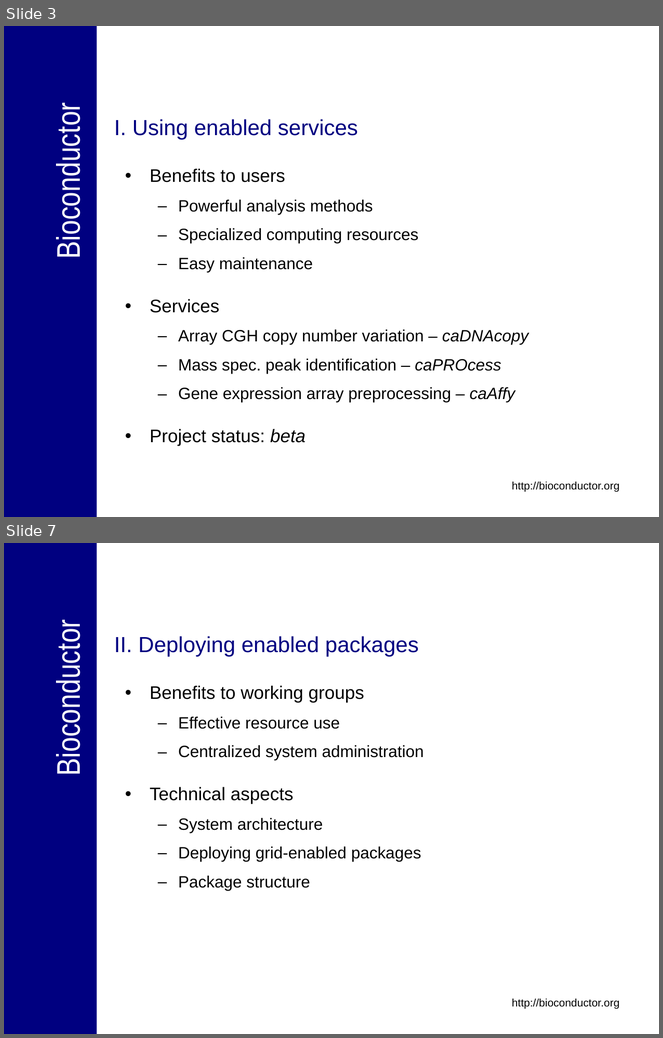
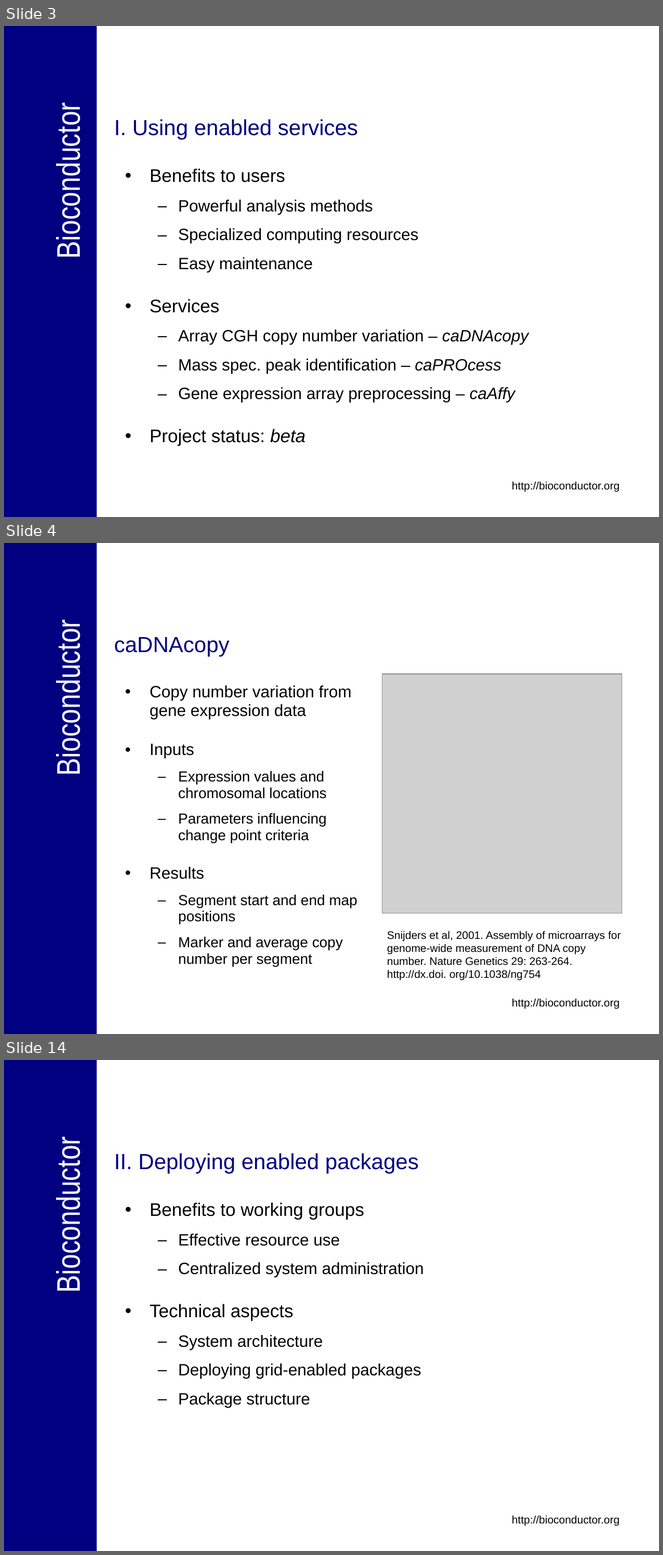
Before and after one commit to NCIP/bioconductor_v1, a slide deck: trunk/bioconductor/Presentations/caBIG_Annual_Meeting_2007_Tech_Demo.ppt. Shown one above the other, each under a label of ours: slides 3 and 7 before the commit, slides 3, 4 and 14 after it; the slides between them are not shown. The pictures are 663x1038 and 663x1555 pixels, drawn with LibreOffice and Linux fonts; fonts in the diff are those of the drawing; grey boxes stand for pictures; background and template pictures are left out. Boxes give left, top, right and bottom in pixels: in the first picture for what was removed or moved away, otherwise in the second. Text is boxed around its words. In the diff, an @@ line names an element or a change of style, - is before the commit and + after.

```diff
--- a/trunk/bioconductor/Presentations/caBIG_Annual_Meeting_2007_Tech_Demo.ppt
+++ b/trunk/bioconductor/Presentations/caBIG_Annual_Meeting_2007_Tech_Demo.ppt
@@ slide 4 added at bbox=[4, 543, 659, 1034], background #FFFFFF; not listed: 3 template elements that a slide beside it also shows @@
@@ title added at bbox=[114, 637, 230, 656], 24 pt, text #000080 @@
+caDNAcopy
@@ picture added at bbox=[383, 674, 622, 914] @@
@@ text added at bbox=[150, 685, 357, 967], 16 pt, text #000000 @@
+• Copy number variation from gene expression data
+• Inputs
+  – Expression values and chromosomal locations
+  – Parameters influencing change point criteria
+• Results
+  – Segment start and end map positions
+  – Marker and average copy number per segment
@@ text added at bbox=[387, 931, 621, 981], 12 pt, text #000000 @@
+Snijders et al, 2001. Assembly of microarrays for genome-wide measurement of DNA copy number. Nature Genetics 29: 263-264. http://dx.doi. org/10.1038/ng754
@@ what was slide 7 is now slide 14 @@
```
Also in this commit, not shown: 1 slide changed, 9 other slides added, 3 slides removed.
